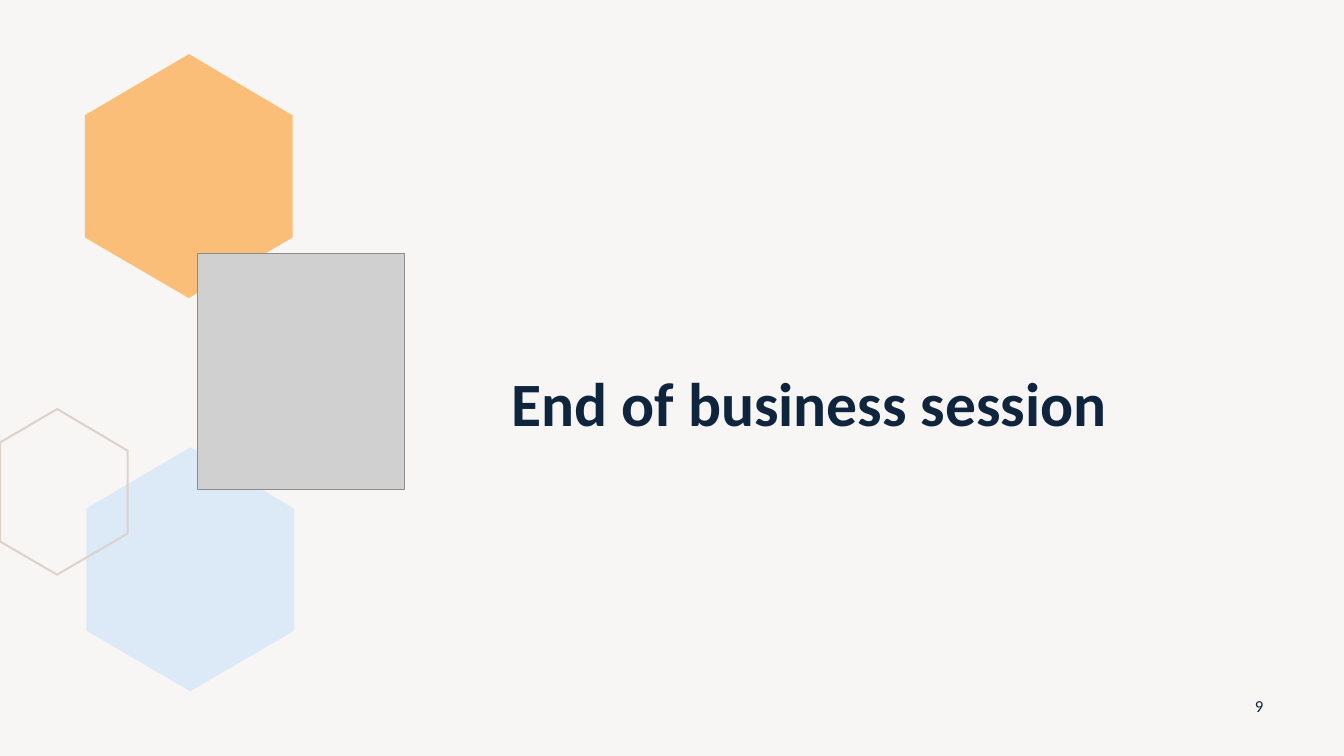
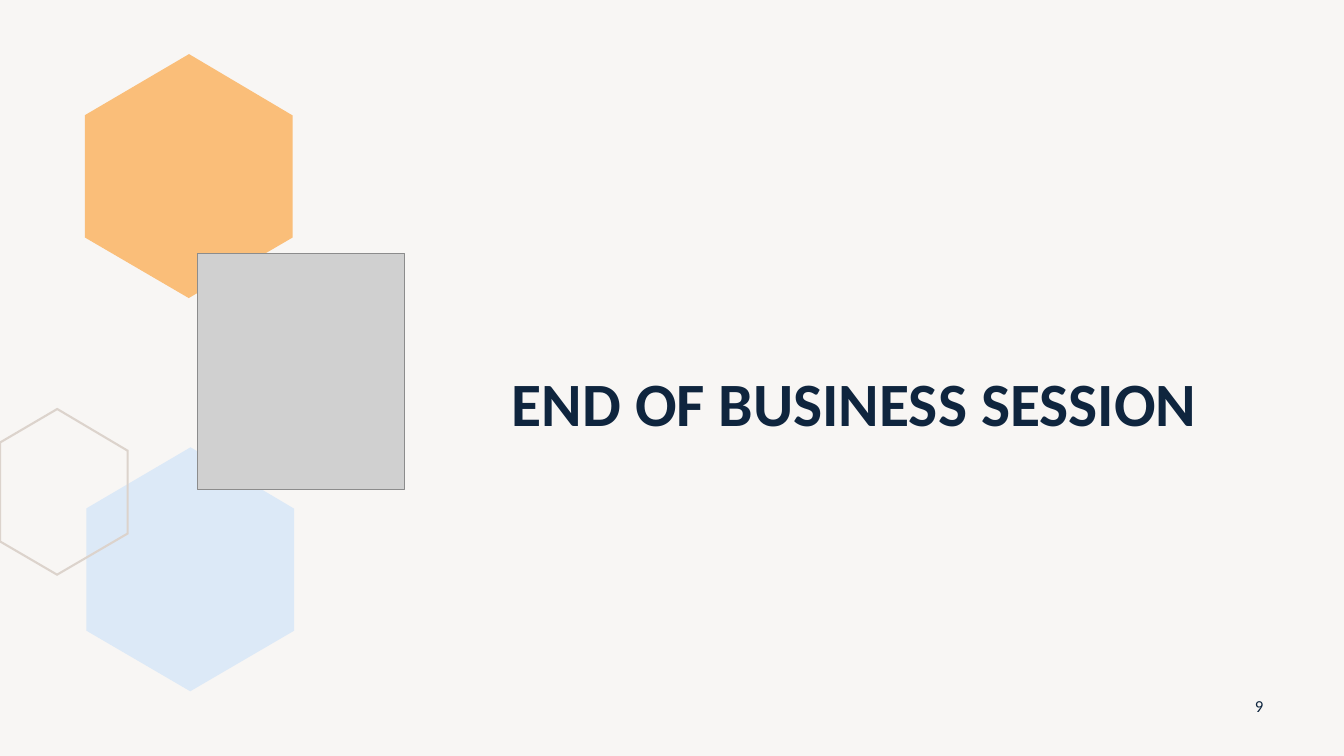
Before and after one commit to peerapat-t/telco_churn_prediction_model, a slide deck: slide 9 of Telco churn prediction model presentation.pptx. Drawn at 1344x756 pixels with LibreOffice and Linux fonts; fonts in the diff are those of the drawing; grey boxes stand for pictures. Boxes give left, top, right and bottom in pixels: in the first picture for what was removed or moved away, otherwise in the second. Text is boxed around its words. In the diff, an @@ line names an element or a change of style, - is before the commit and + after.

```diff
--- a/Telco churn prediction model presentation.pptx
+++ b/Telco churn prediction model presentation.pptx
@@ title at [512,385,1196,427]: text changed @@
-End of business session
+END OF BUSINESS SESSION
```
Also in this commit, not shown: 17 other slides changed, 1 other file.
